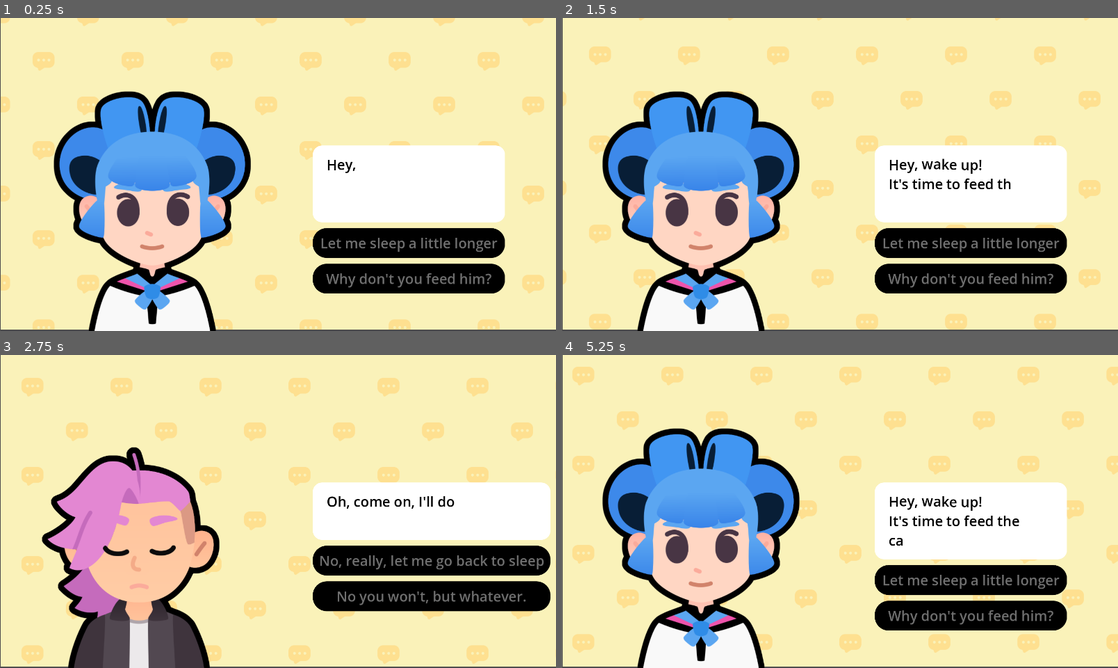
Above: before the commit, frames 1-4 (two rows, left to right).
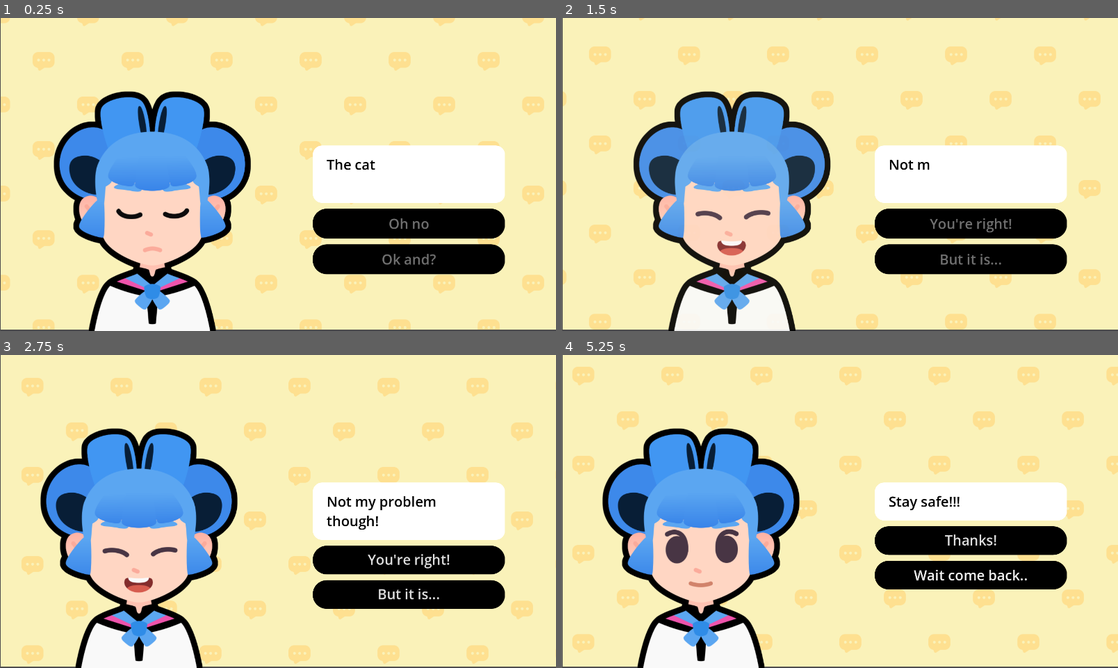
Above: after the commit, the same moments.

Repository: Dhdjsn/M8-Starting-a-Dialogue
Game: Godot game, scene res://lessons/dialogue.tscn
Two runs of this game, one before a commit and one after it. Both use one fixed random seed, a clock stepped at 60 frames per second and the inputs below. The project has no main scene, so this scene is started directly. Sound files missing from this copy of the repository are replaced by a short silence.
Inputs (mouse positions are in pixels of both pictures, inside the frame that each line leads up to):
- Up to frame 1 (0.25 s): no input
- Up to frame 2 (1.5 s): tap Enter at 0.5 s; move the mouse to (962, 158) at 0.52 s; tap Z at 0.6 s; click (962, 158) at 0.67 s; tap Space at 0.77 s; click (973, 224) at 1.25 s, where only the run after the commit has a clickable "Oh no"
- Up to frame 3 (2.75 s): click (411, 580) at 2 s, where only the run before the commit has a clickable "Let me sleep a little longer"
- Up to frame 4 (5.25 s): click (973, 561) at 2.75 s, where only the run after the commit has a clickable "You're right!"; click (995, 561) at 3.5 s, where only the run before the commit has a clickable "No, really, let me go back to…"; click (973, 539) at 4.25 s, where only the run after the commit has a clickable "Thanks!"; click (973, 574) at 5 s, where only the run after the commit has a clickable "Wait come back.."

The runs differ from the first frame. In frame 1, 7.7% of the frame differs, in the area x 20-91%, y 45-88%; in frame 2, 24%; in frame 3, 25%, in the area x 7-99%, y 23-100%; in frame 4, 9.7%.
Error after the commit: Out of bounds get index '3' (on base: 'Array[DialogueItem]') (res://lessons/dialogue.gd:25)

Commit message:
M8L6 semidone

Diff:
--- a/lessons/dialogue.gd
+++ b/lessons/dialogue.gd
@@ -1,55 +1,6 @@
 extends Control
 
-var expressions := {
-	"happy": preload ("res://assets/emotion_happy.png"),
-	"regular": preload ("res://assets/emotion_regular.png"),
-	"sad": preload ("res://assets/emotion_sad.png"),
-}
-
-var bodies := {
-	"sophia": preload ("res://assets/sophia.png"),
-	"pink": preload ("res://assets/pink.png")
-}
-
-## An array of dictionaries. Each dictionary has three properties:
-## - expression: a [code]Texture[/code] containing an expression
-## - text: a [code]String[/code] containing the text the character says
-## - character: a [code]Texture[/code] representing the character
-var dialogue_items: Array[Dictionary] = [
-	{
-		"expression": expressions["regular"],
-		"text": "[wave]Hey, wake up![/wave]\nIt's time to feed the cat...",
-		"character": bodies["sophia"],
-		"choices": {
-			"Let me sleep a little longer": 2,
-			"Why don't you feed him?": 1,
-		},
-	},
-	{
-		"expression": expressions["regular"],
-		"text": "No... I'm ok.",
-		"character": bodies["sophia"],
-		"choices": {
-			"Sure I guess.": 3,
-			"No, let me go back to sleep": 2,
-		},
-	},
-	{
-		"expression": expressions["sad"],
-		"text": "Oh, come on, I'll do it next time.",
-		"character": bodies["pink"],
-		"choices": {
-			"No, really, let me go back to sleep": 0,
-			"No you won't, but whatever.": 1,
-		},
-	},
-	{
-		"expression": expressions["happy"],
-		"text": "That's the spirit! [wave]You can do it![/wave]",
-		"character": bodies["pink"],
-		"choices": {"Okay... (Quit)": - 1},
-	},
-]
+@export var dialogue_items: Array[DialogueItem] = []
 
 ## UI element that shows the texts
 @onready var rich_text_label: RichTextLabel = %RichTextLabel
@@ -59,31 +10,34 @@
 @onready var body: TextureRect = %Body
 ## The Expression
 @onready var expression: TextureRect = %Expression
+## The container for buttons
 @onready var action_buttons_v_box_container: VBoxContainer = %ActionButtonsVBoxContainer
 
 
 func _ready() -> void:
 	show_text(0)
 
-## Draws the current text to the rich text element
+
+## Draws the selected text
+## [param current_item_index] Displays the currently selected index from the dialogue array
 func show_text(current_item_index: int) -> void:
 	# We retrieve the current item from the array
 	var current_item := dialogue_items[current_item_index]
+	# We set the initial visible ratio to the text to 0, so we can change it in the tween
+	rich_text_label.visible_ratio = 0.0
 	# from the item, we extract the properties.
 	# We set the text to the rich text control
 	# And we set the appropriate expression texture
-	rich_text_label.text = current_item["text"]
-	expression.texture = current_item["expression"]
-	body.texture = current_item["character"]
-	create_buttons(current_item["choices"])
-	# We set the initial visible ratio to the text to 0, so we can change it in the tween
-	rich_text_label.visible_ratio = 0.0
+	rich_text_label.text = current_item.text
+	expression.texture = current_item.expression
+	body.texture = current_item.character
+	create_buttons(current_item.choices)
 	# We create a tween that will draw the text
 	var tween := create_tween()
 	# A variable that holds the amount of time for the text to show, in seconds
 	# We could write this directly in the tween call, but this is clearer.
 	# We will also use this for deciding on the sound length
-	var text_appearing_duration: float = current_item["text"].length() / 30.0
+	var text_appearing_duration := (current_item["text"] as String).length() / 30.0
 	# We show the text slowly
 	tween.tween_property(rich_text_label, "visible_ratio", 1.0, text_appearing_duration)
 	# We randomize the audio playback's start time to make it sound different
@@ -99,26 +53,28 @@
 
 	# We animate the character sliding in.
 	slide_in()
-
+	# We disable all buttons until the tween completes
 	for button: Button in action_buttons_v_box_container.get_children():
 		button.disabled = true
-	tween.finished.connect(func() -> void:
+	tween.finished.connect( func() -> void:
 		for button: Button in action_buttons_v_box_container.get_children():
 			button.disabled = false
-			)
+	)
 
-func create_buttons(choices_data: Dictionary) -> void:
+
+## Adds buttons to the buttons container
+## [param choices_data] An array of [DialogChoice]
+func create_buttons(choices_data: Array[DialogueChoice]) -> void:
 	for button in action_buttons_v_box_container.get_children():
 		button.queue_free()
-
-	for choice_text in choices_data:
+	for choice in choices_data:
 		var button := Button.new()
 		action_buttons_v_box_container.add_child(button)
-		button.text = choice_text
-		var target_line_idx: int = choices_data[choice_text]
-		if target_line_idx == -1:
+		button.text = choice.text
+		if choice.is_quit == true:
 			button.pressed.connect(get_tree().quit)
 		else:
+			var target_line_idx := choice.target_line_idx
 			button.pressed.connect(show_text.bind(target_line_idx))
 
 ## Animates the character when they start talking
--- a/lessons/dialogue.tscn
+++ b/lessons/dialogue.tscn
@@ -1,12 +1,72 @@
-[gd_scene load_steps=9 format=3 uid="uid://chprvwfixox2y"]
+[gd_scene load_steps=22 format=3 uid="uid://chprvwfixox2y"]
 
 [ext_resource type="Theme" uid="uid://cshg3sgf0xxq" path="res://assets/main_theme.tres" id="1_nggfo"]
 [ext_resource type="Script" uid="uid://c673ndsi3esbr" path="res://lessons/dialogue.gd" id="2_n1q1t"]
 [ext_resource type="Shader" uid="uid://dm7717xxg836f" path="res://assets/sliding_background.gdshader" id="3_3nfwl"]
+[ext_resource type="Script" uid="uid://dei5f1ruqnct7" path="res://lessons/dialogue_item.gd" id="3_rjbgl"]
 [ext_resource type="Texture2D" uid="uid://bnly1gkbxw6b5" path="res://assets/bubble_pattern.png" id="4_xuy0d"]
 [ext_resource type="Texture2D" uid="uid://copkt78vgp37i" path="res://assets/sophia.png" id="5_g5y1a"]
+[ext_resource type="Script" uid="uid://itdxxii7hrfw" path="res://lessons/dialogue_choice.gd" id="5_gkm7m"]
+[ext_resource type="Texture2D" uid="uid://bhinvhx75etr2" path="res://assets/emotion_sad.png" id="6_1m3r0"]
 [ext_resource type="Texture2D" uid="uid://d000xjtr4iqtk" path="res://assets/emotion_regular.png" id="6_bayqr"]
+[ext_resource type="Texture2D" uid="uid://dchimpdsnda13" path="res://assets/emotion_happy.png" id="7_1f3kq"]
 [ext_resource type="AudioStream" uid="uid://chgko4hmxwxu5" path="res://assets/talking_synth.ogg" id="7_1fga6"]
+
+[sub_resource type="Resource" id="Resource_rjbgl"]
+script = ExtResource("5_gkm7m")
+text = "Oh no"
+target_line_idx = 1
+metadata/_custom_type_script = "uid://itdxxii7hrfw"
+
+[sub_resource type="Resource" id="Resource_gkm7m"]
+script = ExtResource("5_gkm7m")
+text = "Ok and?"
+target_line_idx = 1
+metadata/_custom_type_script = "uid://itdxxii7hrfw"
+
+[sub_resource type="Resource" id="Resource_m4u2h"]
+script = ExtResource("3_rjbgl")
+choices = Array[ExtResource("5_gkm7m")]([SubResource("Resource_rjbgl"), SubResource("Resource_gkm7m")])
+expression = ExtResource("6_1m3r0")
+text = "The cat is tearing up the couch"
+metadata/_custom_type_script = "uid://dei5f1ruqnct7"
+
+[sub_resource type="Resource" id="Resource_1m3r0"]
+script = ExtResource("5_gkm7m")
+text = "You're right!"
+target_line_idx = 2
+metadata/_custom_type_script = "uid://itdxxii7hrfw"
+
+[sub_resource type="Resource" id="Resource_1f3kq"]
+script = ExtResource("5_gkm7m")
+text = "But it is..."
+target_line_idx = 2
+metadata/_custom_type_script = "uid://itdxxii7hrfw"
+
+[sub_resource type="Resource" id="Resource_5rpy8"]
+script = ExtResource("3_rjbgl")
+choices = Array[ExtResource("5_gkm7m")]([SubResource("Resource_1m3r0"), SubResource("Resource_1f3kq")])
+expression = ExtResource("7_1f3kq")
+text = "Not my problem though!"
+metadata/_custom_type_script = "uid://dei5f1ruqnct7"
+
+[sub_resource type="Resource" id="Resource_j0ech"]
+script = ExtResource("5_gkm7m")
+text = "Thanks!"
+target_line_idx = 3
+metadata/_custom_type_script = "uid://itdxxii7hrfw"
+
+[sub_resource type="Resource" id="Resource_6j24j"]
+script = ExtResource("5_gkm7m")
+text = "Wait come back.."
+target_line_idx = 3
+metadata/_custom_type_script = "uid://itdxxii7hrfw"
+
+[sub_resource type="Resource" id="Resource_ifs2s"]
+script = ExtResource("3_rjbgl")
+choices = Array[ExtResource("5_gkm7m")]([SubResource("Resource_j0ech"), SubResource("Resource_6j24j")])
+text = "Stay safe!!!"
+metadata/_custom_type_script = "uid://dei5f1ruqnct7"
 
 [sub_resource type="ShaderMaterial" id="ShaderMaterial_efgpg"]
 shader = ExtResource("3_3nfwl")
@@ -24,6 +84,7 @@
 grow_vertical = 2
 theme = ExtResource("1_nggfo")
 script = ExtResource("2_n1q1t")
+dialogue_items = Array[ExtResource("3_rjbgl")]([SubResource("Resource_m4u2h"), SubResource("Resource_5rpy8"), SubResource("Resource_ifs2s")])
 
 [node name="Background" type="ColorRect" parent="."]
 material = SubResource("ShaderMaterial_efgpg")
--- /dev/null
+++ b/lessons/dialogue_choice.gd
@@ -0,0 +1,5 @@
+class_name DialogueChoice extends Resource
+
+@export var text := ""
+@export_range(0, 20) var target_line_idx := 0
+@export var is_quit := false
--- /dev/null
+++ b/lessons/dialogue_item.gd
@@ -0,0 +1,3 @@
+class_name DialogueItem extends SlideShowEntry
+
+@export var choices: Array[DialogueChoice] = []
Not shown, added: lessons/dialogue_choice.gd.uid
Not shown, added: lessons/dialogue_item.gd.uid
